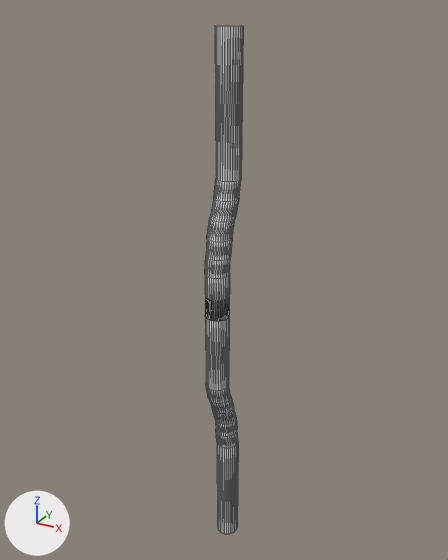
Before and after pictures for a commit that changed the OBJ model project/resources/Course/Course.obj.
The view is the same before and after, from a 50 mm lens placed at (2.26, -4.19, 1.67), pointed at (-0.06, 0.04, -0.45). The lights are fixed; the arrows at lower left show +X, +Y and +Z. The first picture is the older version. Mesh edges are drawn as thin lines. Where no turn or scale is listed for an object, it has been applied to the vertices.

Before the edit, the objects in view are built like this:
```python
me_円柱 = bpy.data.meshes.new('円柱')
me_円柱.from_pydata(...)  # 480 vertices, 896 faces; spans x -0.1..0.1, y -0.29..0.1, z -3.13..1.55
ob_円柱 = bpy.data.objects.new('円柱', me_円柱)
ob_円柱.location = (0.0, 0.0, 0.0)
```
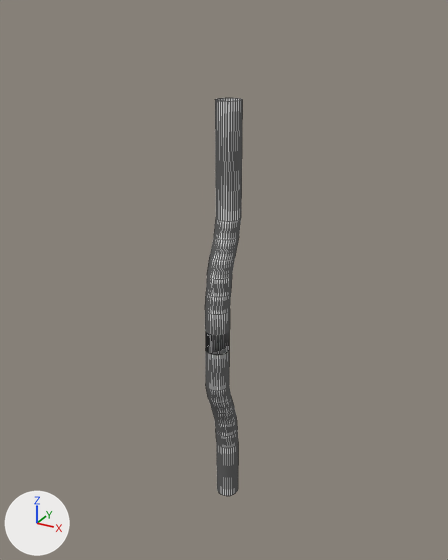
The change, as a list of edits to the scene's bpy script:
```text
Change me_円柱:
    used by ob_円柱; location = (0.0, 0.0, 0.0)
    remove me_円柱.from_pydata(...)  # 480 vertices, 896 faces; spans x -0.1..0.1, y -0.29..0.1, z -3.13..1.55
    add me_円柱.from_pydata(...)  # 480 vertices, 896 faces; spans x -0.1..0.1, y -0.29..0.1, z -2.64..1.04
    me_円柱 part 1: all 32 vertices in x -0.1..0.1, y -0.1..0.1, z 1.55 are moved by (0.0, 0.0, -0.51)
    me_円柱 part 2: all 224 vertices in x -0.1..0.1, y -0.29..0.1, z -0.67..0.44 are moved by (0.0, 0.0, -0.32)
    me_円柱 part 3: all 32 vertices in x -0.1..0.1, y -0.11..0.09, z -3.13 are moved by (0.0, 0.0, 0.49)
```

Location of each change, [x1, y1, x2, y2] in pixels of the pictures (448 x 560 px; the box of a moved part takes in the faces that stretch with it):
'円柱', reshaped (22% shorter)
    before: [205, 26, 243, 534]
    after: [205, 98, 242, 496]
part 1 of me_円柱, moved or reshaped
    before: [215, 26, 243, 182]
    after: [215, 98, 242, 222]
part 2 of me_円柱, moved or reshaped
    before: [205, 180, 241, 391]
    after: [205, 219, 241, 391]
part 3 of me_円柱, moved or reshaped
    before: [217, 443, 238, 534]
    after: [217, 443, 238, 496]
